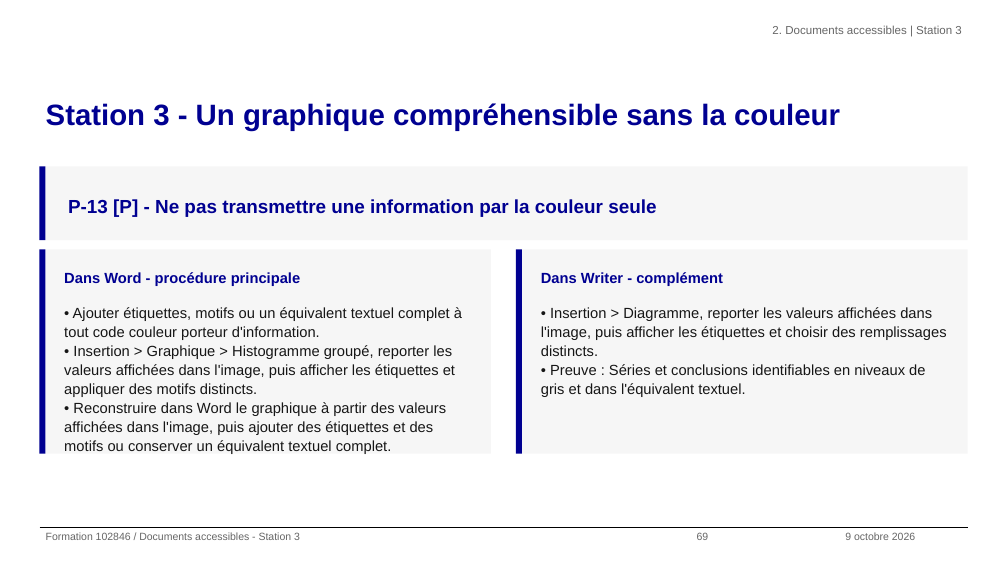
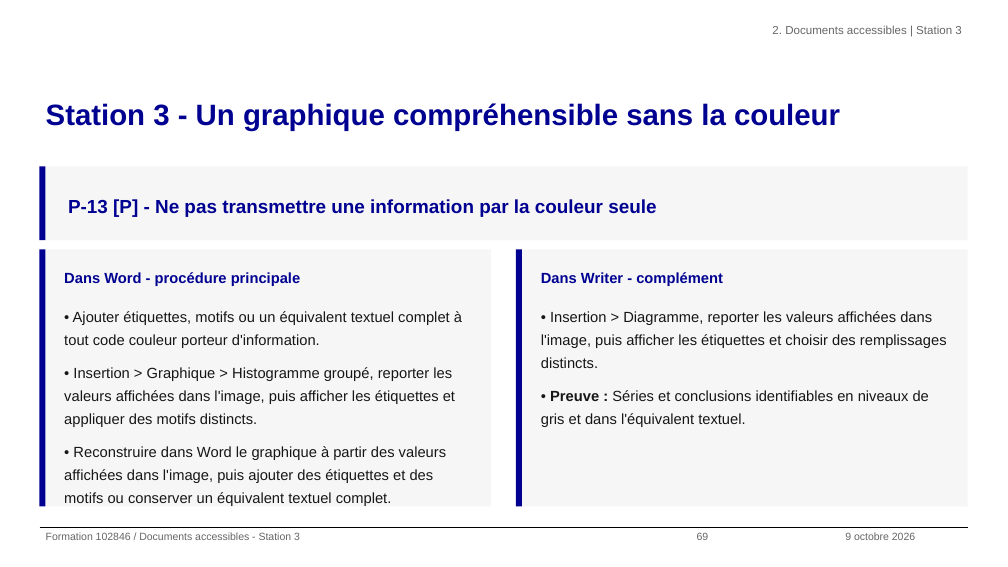
Before and after one commit to alexandra-guiderdoni/usine-fabrication-igpde-102846-ay11, a slide deck: slide 69 of livrables-IGPDE-2026-102846/Formateur/support-formation-102846-2026-IGPDE.pptx. Drawn at 1008x567 pixels with LibreOffice and Linux fonts; fonts in the diff are those of the drawing; background and template pictures are left out. Boxes give left, top, right and bottom in pixels: in the first picture for what was removed or moved away, otherwise in the second. Text is boxed around its words. In the diff, an @@ line names an element or a change of style, - is before the commit and + after.

```diff
--- a/livrables-IGPDE-2026-102846/Formateur/support-formation-102846-2026-IGPDE.pptx
+++ b/livrables-IGPDE-2026-102846/Formateur/support-formation-102846-2026-IGPDE.pptx
@@ rectangle: place and size @@
-rectangle at [39,250,45,454]
+rectangle at [39,250,45,507]
@@ rectangle: place and size @@
-rectangle at [45,250,491,454]
+rectangle at [45,250,491,507]
@@ rectangle: place and size @@
-rectangle at [516,250,522,454]
+rectangle at [516,250,522,507]
@@ rectangle: place and size @@
-rectangle at [522,250,967,454]
+rectangle at [522,250,967,507]
@@ text "• Ajouter étiquettes, motifs ou ..." at [64,311,462,506]: line spacing 1.08 to 1.3; more space between paragraphs @@
@@ text "• Insertion > Diagramme, reporter ..." at [541,311,947,427]: bold on in "Preuve :"; line spacing 1.08 to 1.3; more space between paragraphs @@
```
Also in this commit, not shown: 18 other slides changed, 29 other files.
